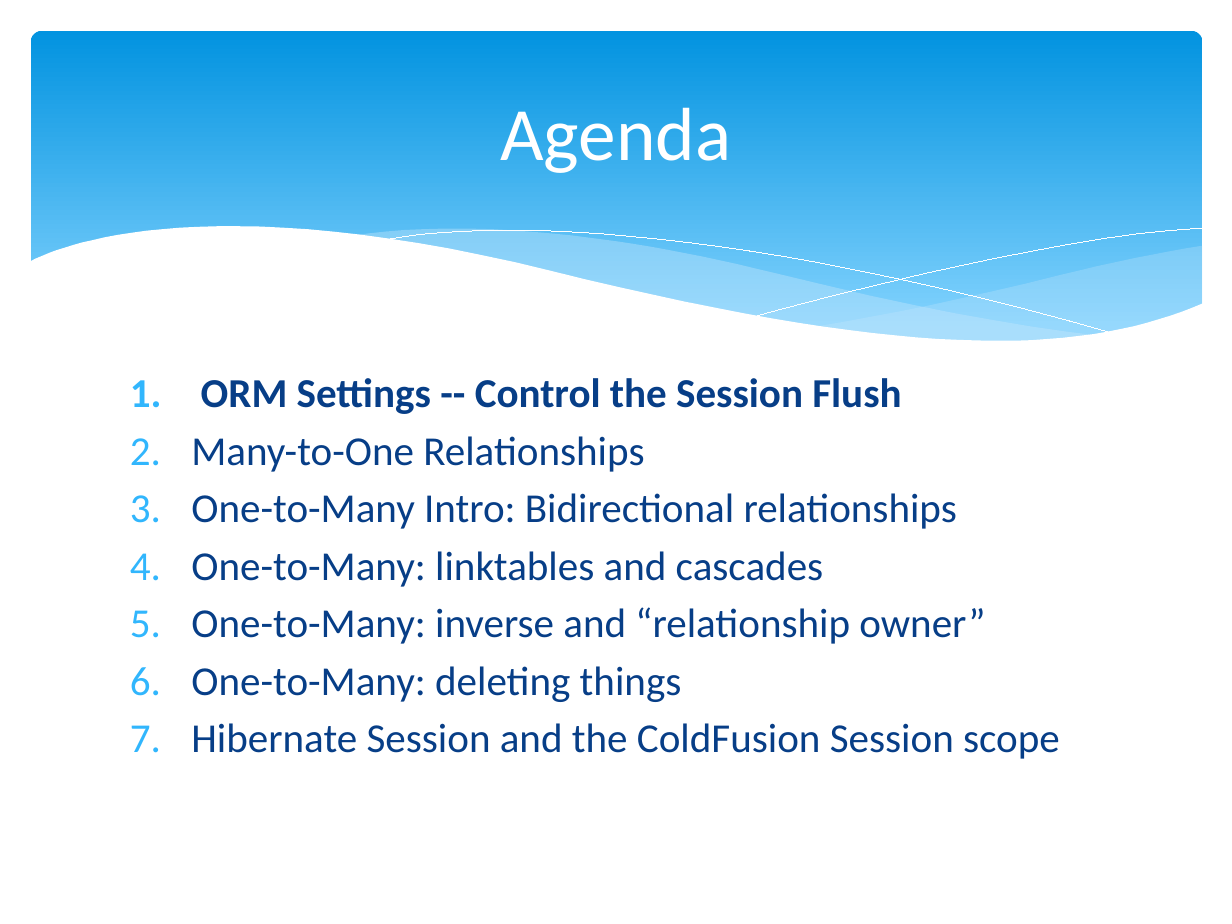
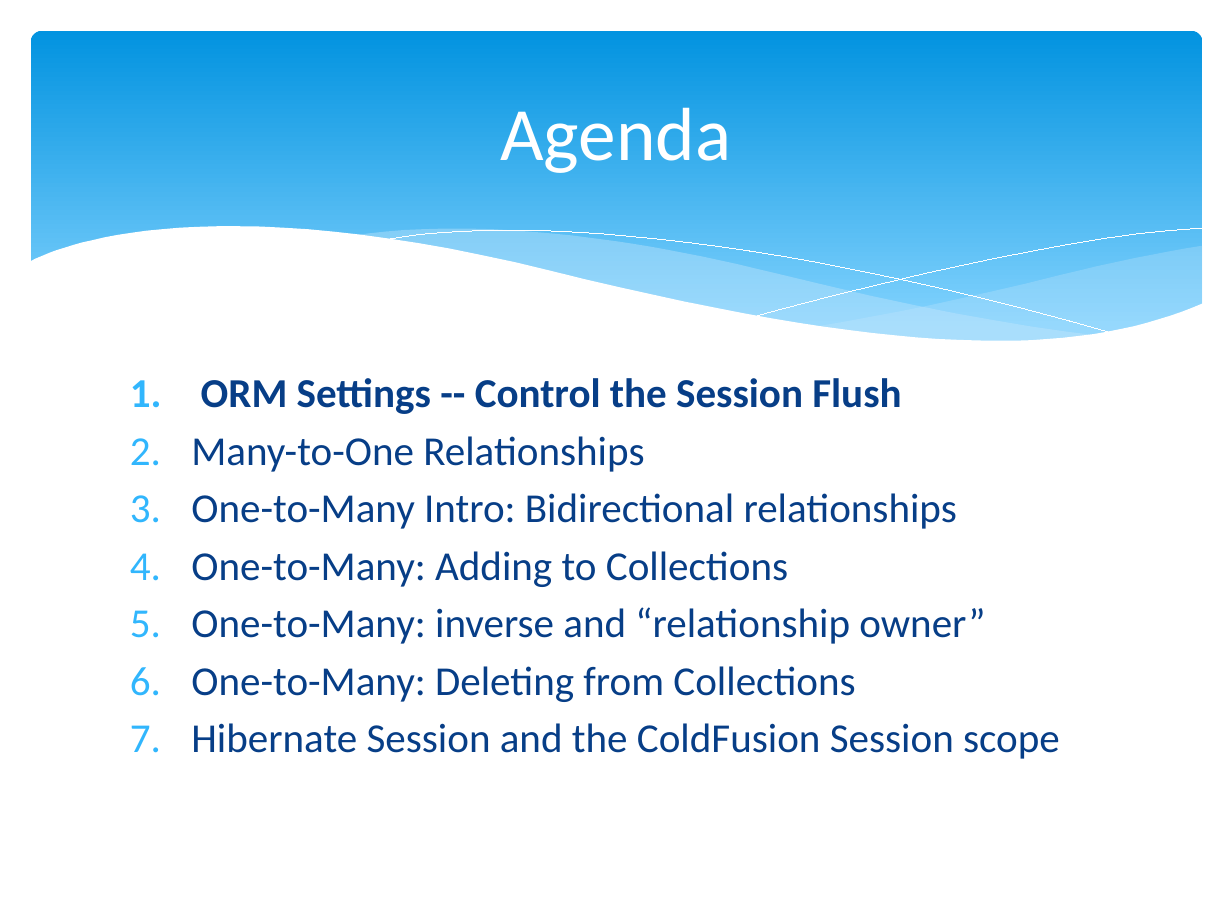
Before and after one commit to marcesher/mxunit-cfmeetups, a slide deck: slide 15 of CFObjective_ORMZen/preso/orm_zen.ppt.pptx. Drawn at 1232x924 pixels with LibreOffice and Linux fonts; fonts in the diff are those of the drawing. Boxes give left, top, right and bottom in pixels: in the first picture for what was removed or moved away, otherwise in the second. Text is boxed around its words. In the diff, an @@ line names an element or a change of style, - is before the commit and + after.

```diff
--- a/CFObjective_ORMZen/preso/orm_zen.ppt.pptx
+++ b/CFObjective_ORMZen/preso/orm_zen.ppt.pptx
@@ text at (191, 551, 788, 587): text changed @@
-4. One-to-Many: linktables and cascades
+4. One-to-Many: Adding to Collections
@@ text at (191, 666, 855, 702): text changed @@
-6. One-to-Many: deleting things
+6. One-to-Many: Deleting from Collections
```
Also in this commit, not shown: 9 other slides changed, 8 slides added, 1 slide removed, 1 other file.
